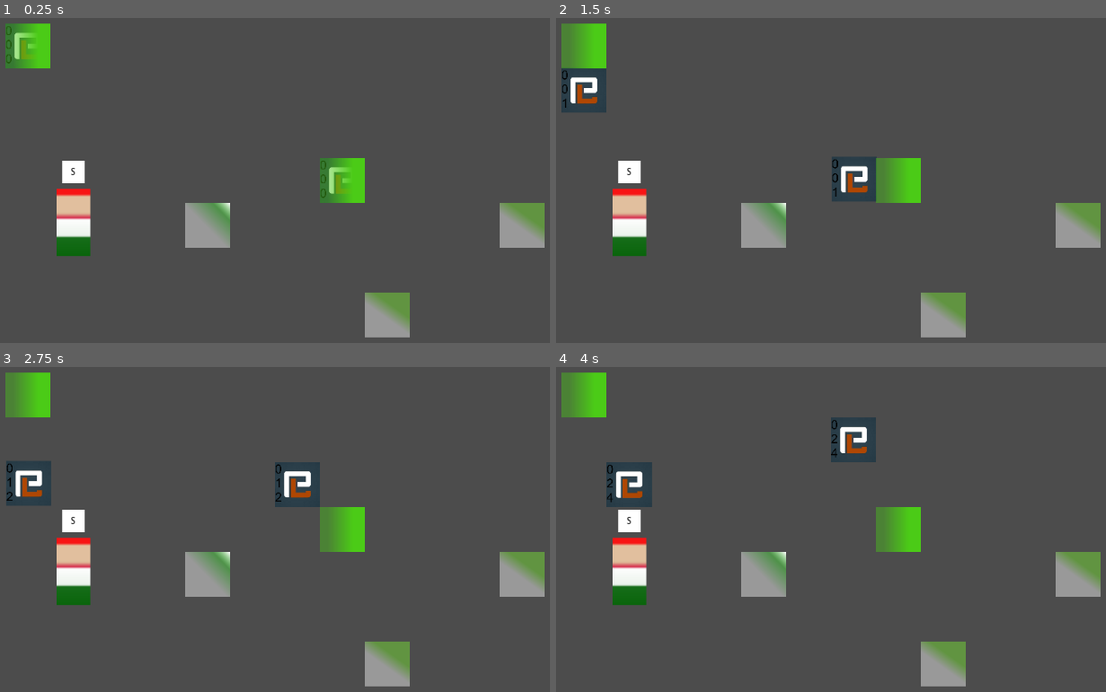
Above: before the commit, frames 1-4 (two rows, left to right).
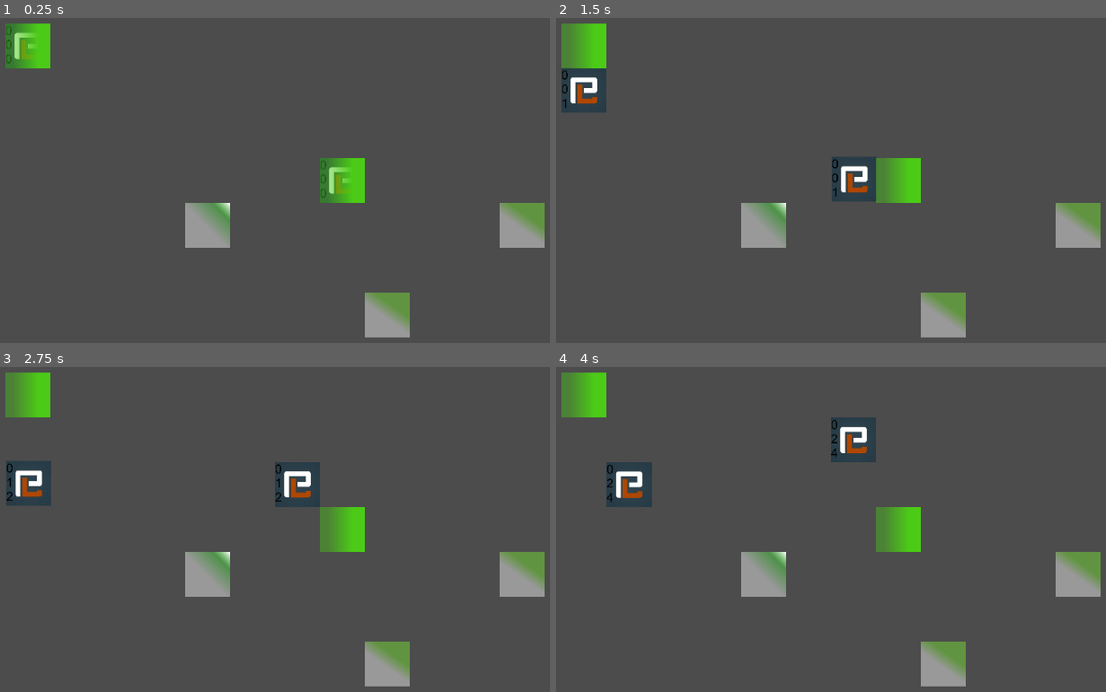
Above: after the commit, the same moments.

Repository: joschi1212/beansjam_2022
Game: Godot game, scene res://main/main.tscn
Same seed, same stepped clock (60 frames per second), same inputs: the game is played once before the commit and once after it.
Inputs:
- Up to frame 1 (0.25 s): no input
- Up to frame 2 (1.5 s): tap Enter at 0.5 s; tap S (station_s) at 0.6 s; tap A (station_a) at 1.35 s
- Up to frame 3 (2.75 s): tap S (station_s) at 1.55, 2.1 s; tap Space at 2 s
- Up to frame 4 (4 s): tap Enter at 2.75 s; tap S (station_s) at 2.85, 3.8 s; tap A (station_a) at 3.6 s

The runs differ from the first frame. In frame 1, 1.6% of the frame differs, in the area x 10-17%, y 43-74%; in frame 2, 1.6%; in frame 3, 1.6%; in frame 4, 1.6%.

Commit message:
Add signaler scene

Diff:
--- a/godot/main/main.tscn
+++ b/godot/main/main.tscn
@@ -1,55 +1,11 @@
-[gd_scene load_steps=11 format=2]
+[gd_scene load_steps=10 format=2]
 
 [ext_resource path="res://main/main.gd" type="Script" id=1]
+[ext_resource path="res://signaler/signaler.tscn" type="PackedScene" id=2]
 [ext_resource path="res://assembly_line/assembly_line.tscn" type="PackedScene" id=3]
 [ext_resource path="res://consumer/consumer.tscn" type="PackedScene" id=4]
 [ext_resource path="res://spawner/spawner.tscn" type="PackedScene" id=5]
 [ext_resource path="res://transitioner/transtitioner.tscn" type="PackedScene" id=6]
-[ext_resource path="res://station/station.tscn" type="PackedScene" id=7]
-
-[sub_resource type="GDScript" id=4]
-script/source = "extends Node
-
-export(int) var bpm = 30
-var bps = bpm / 60.0
-
-func _ready():
-	var _timer_quarter_note = Timer.new()
-	var _timer_eighth_note = Timer.new()
-	var _timer_new_tact = Timer.new()
-	add_child(_timer_quarter_note)
-	add_child(_timer_eighth_note)
-	add_child(_timer_new_tact)
-
-	_timer_eighth_note.connect(\"timeout\", self, \"_on_eighth_note_timeout\")
-	_timer_eighth_note.set_wait_time(0.5 / bps)
-	_timer_eighth_note.set_one_shot(false)
-
-	_timer_quarter_note.connect(\"timeout\", self, \"_on_quarter_note_timeout\")
-	_timer_quarter_note.set_wait_time(1.0 / bps)
-	_timer_quarter_note.set_one_shot(false)
-
-	_timer_new_tact.connect(\"timeout\", self, \"_on_new_tact_timeout\")
-	_timer_new_tact.set_wait_time(4.0 / bps)
-	_timer_new_tact.set_one_shot(false)
-
-	_timer_quarter_note.start()
-	_timer_eighth_note.start()
-	_timer_new_tact.start()
-
-	Events.emit_signal(\"quarter_note\")
-	Events.emit_signal(\"eighth_note\")
-	Events.emit_signal(\"new_tact\")
-
-func _on_quarter_note_timeout():
-	Events.emit_signal(\"quarter_note\")
-
-func _on_eighth_note_timeout():
-	Events.emit_signal(\"eighth_note\")
-
-func _on_new_tact_timeout():
-	Events.emit_signal(\"new_tact\")
-"
 
 [sub_resource type="Curve2D" id=1]
 _data = {
@@ -69,8 +25,7 @@
 [node name="Node2D" type="Node2D"]
 script = ExtResource( 1 )
 
-[node name="Signaler" type="Node2D" parent="."]
-script = SubResource( 4 )
+[node name="Signaler" parent="." instance=ExtResource( 2 )]
 
 [node name="Camera2D" type="Camera2D" parent="."]
 current = true
@@ -115,8 +70,3 @@
 [node name="Spawner2" parent="." instance=ExtResource( 5 )]
 position = Vector2( 128, 0 )
 assembly_line_out_path = NodePath("../AssemblyLine2")
-
-[node name="Station" parent="." instance=ExtResource( 7 )]
-position = Vector2( -255, 60 )
-station_input_action = "station_s"
-station_input_label = "S"
--- /dev/null
+++ b/godot/signaler/signaler.tscn
@@ -0,0 +1,6 @@
+[gd_scene load_steps=2 format=2]
+
+[ext_resource path="res://signaler/signaler.gd" type="Script" id=1]
+
+[node name="Signaler" type="Node"]
+script = ExtResource( 1 )
